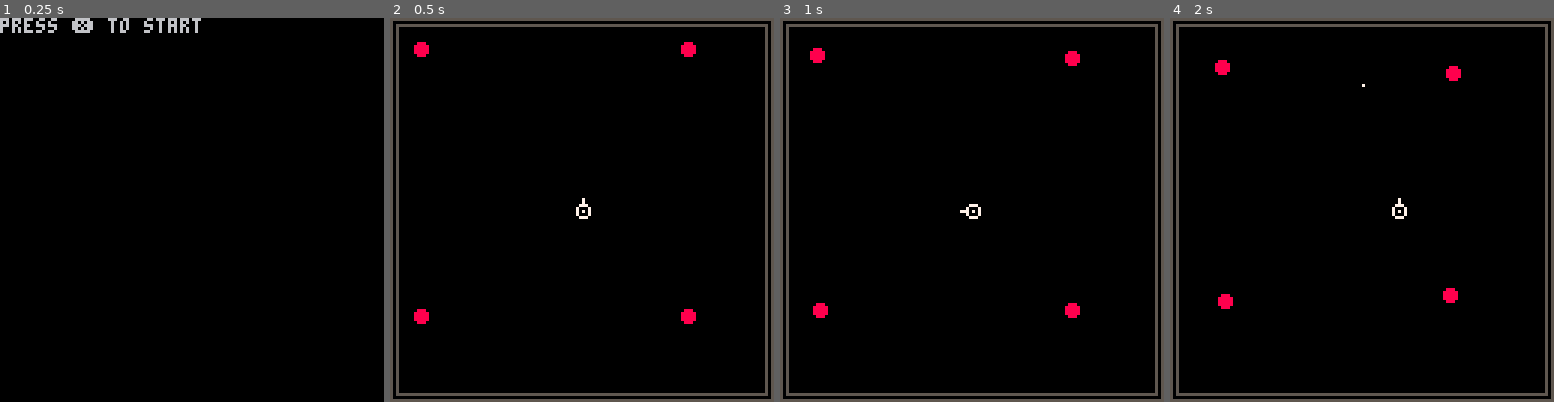
Above: before the commit, frames 1-4 (left to right).
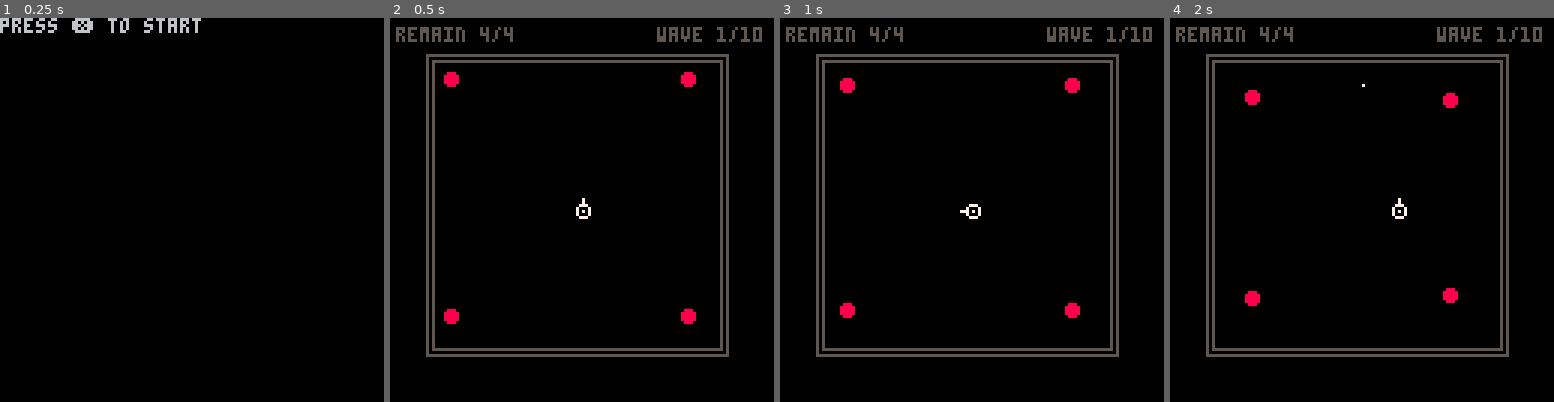
Above: after the commit, the same moments.

Repository: yeonghoey/pico-8
Game: PICO-8 cartridge gs/gs.p8
Two runs of this game, one before a commit and one after it. Both use one fixed random seed, a clock stepped at 60 frames per second and the inputs below.
Inputs:
- Up to frame 1 (0.25 s): no input
- Up to frame 2 (0.5 s): tap X (X key) at 0.33 s
- Up to frame 3 (1 s): tap O (Z key) at 0.7 s
- Up to frame 4 (2 s): tap X (X key) at 1.07, 1.85 s; hold Right from 1.6 s (still down); tap O (Z key) at 1.7 s

Frame 1 is identical in both runs. In frame 2, 13% of the frame differs, in the area x 0-100%, y 0-100%; in frame 3, 12%; in frame 4, 13%.

Commit message:
Add label

Diff:
--- a/gs/gs.p8
+++ b/gs/gs.p8
@@ -103,7 +103,19 @@
 	end
 end
 
-
+function printt(t)
+	local str=t.str
+	local x=t.x
+	local y=t.y
+	local col=t.col
+	if t.align=="center" then
+		x=x-#str*2
+	elseif t.align=="right" then
+		x=x-#str*4
+	end
+
+ print(str,x,y,col)
+end
 -->8
 -- types
 tscene=tfsm{
@@ -127,14 +139,65 @@
 tscene["main"]=tstate{
 	enter=function(s)
 		spawn_game()
+		spawn_hud()
 	end,
 	update=function(s)
 		game:update()
+		hud:update()
 	end,
 	draw=function(s)
 		cls()
 		game:draw()
-	end,
+		hud:draw()
+	end,
+}
+
+
+thud=tfsm{
+	init=function(s)
+		s:start("main")
+	end,
+}
+
+thud["main"]=tstate{
+	update=function(s)
+		labremain:update()
+		labwave:update()
+	end,
+	draw=function(s)
+		labremain:draw()
+		labwave:draw()
+	end,
+}
+
+
+tlabel=tfsm{
+	init=function(s)
+		s:start("main")
+	end
+}
+
+tlabel["main"]=tstate{
+	draw=function(s)
+		printt(s)
+	end,
+}
+
+tlabwave=tlabel{
+	str="wave 1/10",
+	x=125,
+	y=3,
+	col=5,
+	align="right",
+}
+
+
+tlabremain=tlabel{
+	str="remain 4/4",
+	x=2,
+	y=3,
+	col=5,
+	align="left",
 }
 
 
@@ -143,9 +206,9 @@
 		spawn_area()
 		spawn_pship(64,64)
 		-- test
-		spawn_eship(teship1,10,10)
-		spawn_eship(teship1,100,10)
-		spawn_eship(teship1,10,100)
+		spawn_eship(teship1,20,20)
+		spawn_eship(teship1,100,20)
+		spawn_eship(teship1,20,100)
 		spawn_eship(teship1,100,100)
 		s:start("play")
 	end,
@@ -174,10 +237,10 @@
 	thickness=3,
 
 	init=function(s)
-		s.x0=0
-		s.y0=0
-		s.x1=127
-		s.y1=127
+		s.x0=12
+		s.y0=12
+		s.x1=112
+		s.y1=112
 		s:start("main")
 	end,
 
@@ -516,6 +579,12 @@
 	scene=tscene:new()
 end
 
+function spawn_hud()
+	labwave=tlabwave:new()
+	labremain=tlabremain:new()
+	hud=thud:new()
+end
+
 function spawn_game()
 	eships={}
 	bullets={}
